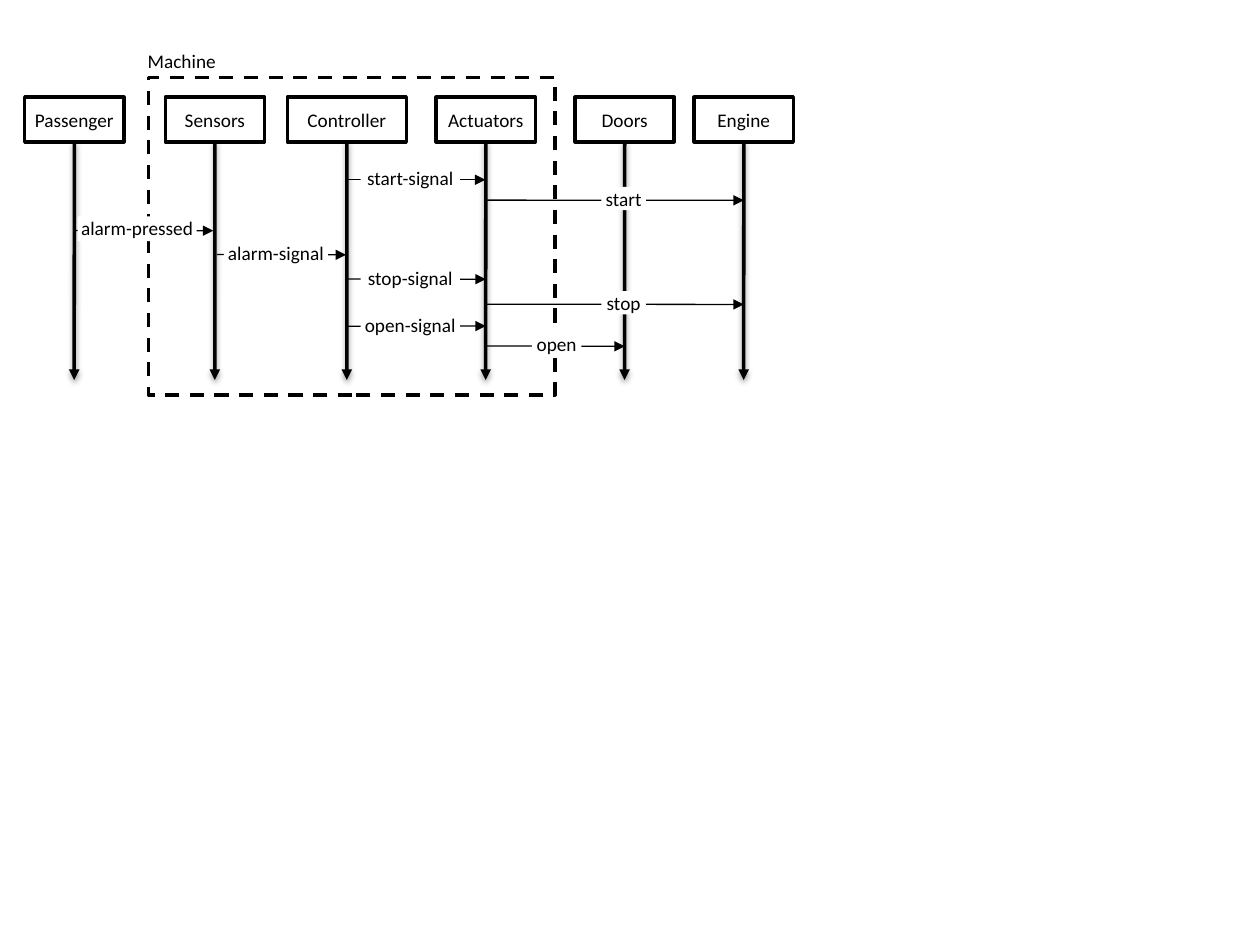
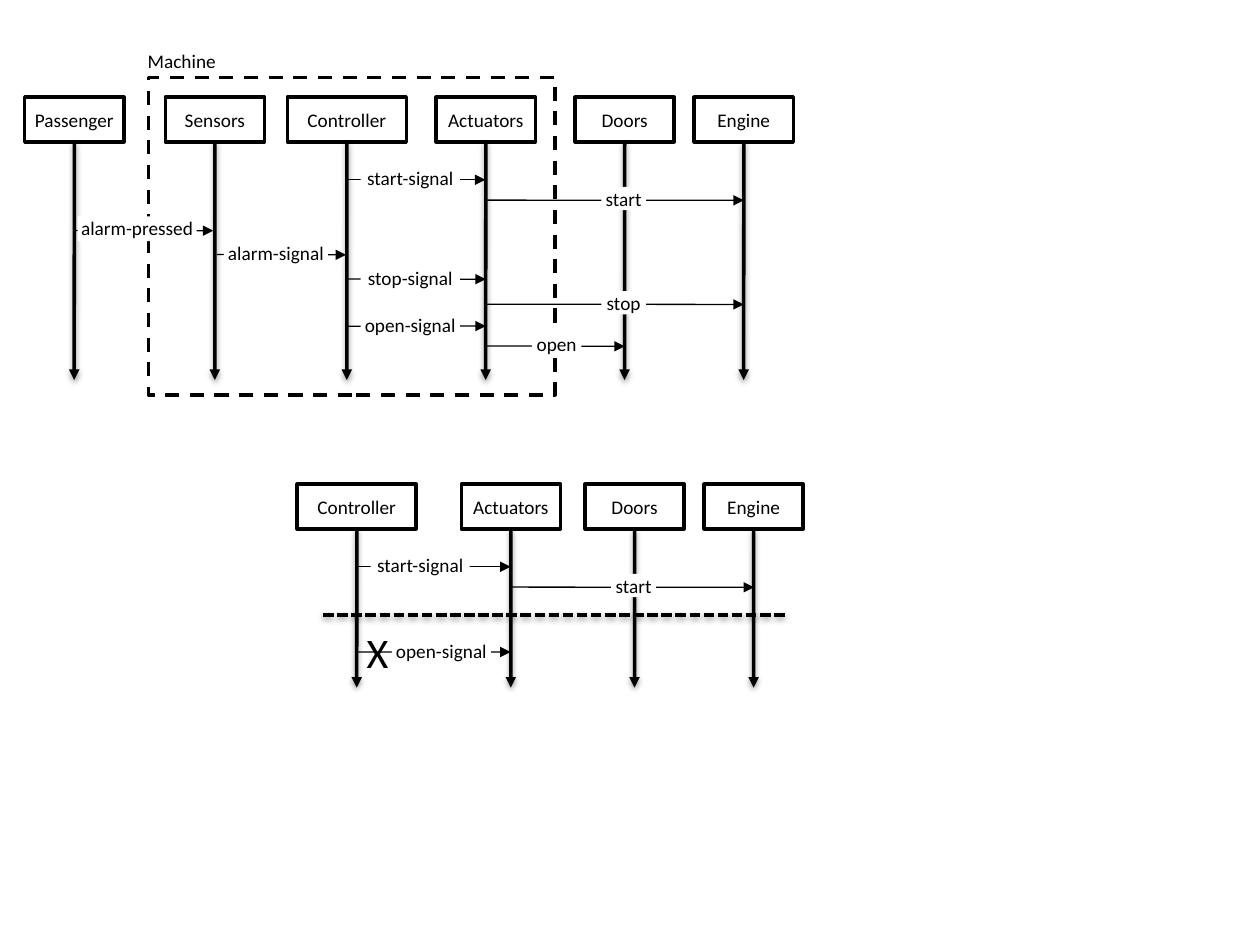
Before and after one commit to blambeau/phd, a slide deck: slide 2 of writing/images/train.pptx. Drawn at 1260x945 pixels with LibreOffice and Linux fonts; fonts in the diff are those of the drawing. Boxes give left, top, right and bottom in pixels: in the first picture for what was removed or moved away, otherwise in the second. Text is boxed around its words. In the diff, an @@ line names an element or a change of style, - is before the commit and + after.

```diff
--- a/writing/images/train.pptx
+++ b/writing/images/train.pptx
@@ group added at (x1=282, y1=462, x2=818, y2=701): 7 arrows, 5 rectangles, 4 texts, 1 line @@
+Controller
+Actuators
+Engine
+Doors
+start-signal
+start
+open-signal
+X
```
Also in this commit, not shown: 3 other files.
